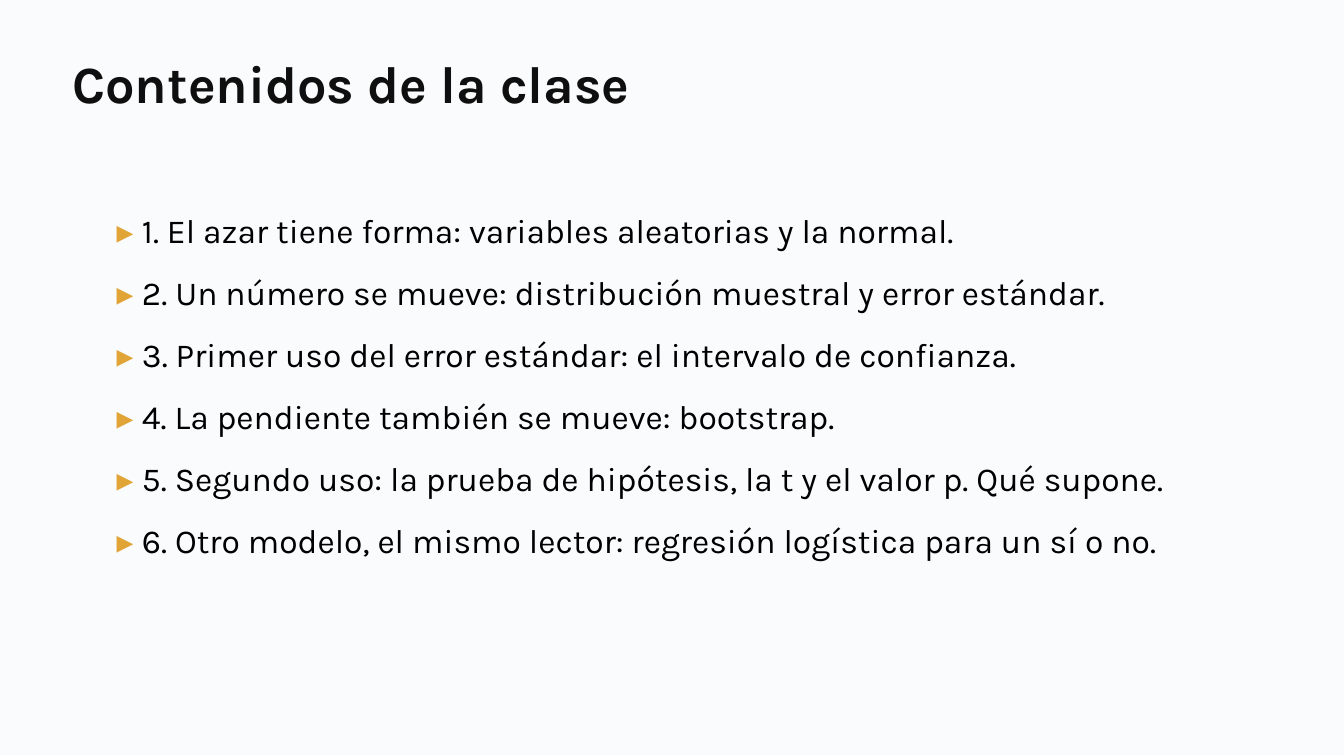
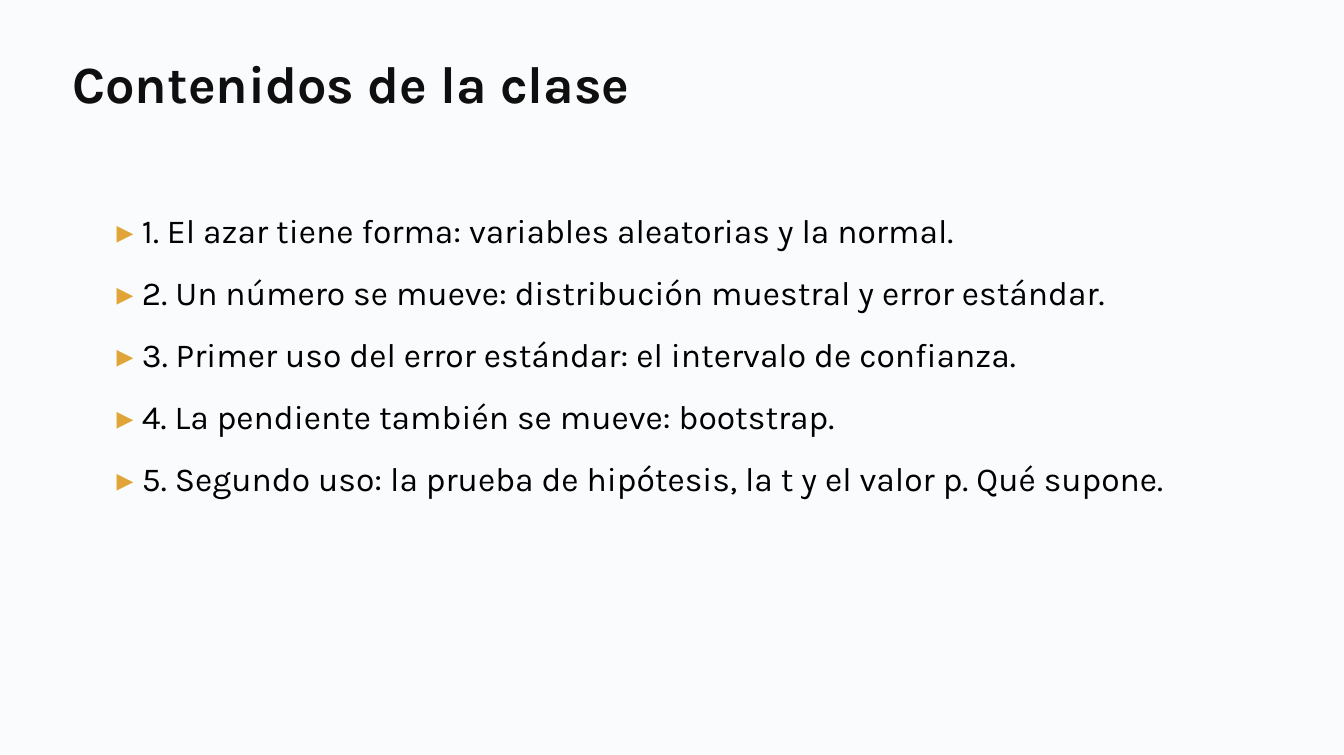
Before and after one commit to daniopitz/diplomado-cdd, a slide deck: slide 3 of presentaciones/clase05_probabilidad_inferencia.pptx. Drawn at 1344x755 pixels with LibreOffice and Linux fonts; fonts in the diff are those of the drawing. Boxes give left, top, right and bottom in pixels: in the first picture for what was removed or moved away, otherwise in the second. Text is boxed around its words. In the diff, an @@ line names an element or a change of style, - is before the commit and + after.

```diff
--- a/presentaciones/clase05_probabilidad_inferencia.pptx
+++ b/presentaciones/clase05_probabilidad_inferencia.pptx
@@ text at [142,527,1156,562]: paragraph removed @@
-▸ 6. Otro modelo, el mismo lector: regresión logística para un sí o no.
```
Also in this commit, not shown: 2 other slides changed, 7 slides removed, 8 other files.
